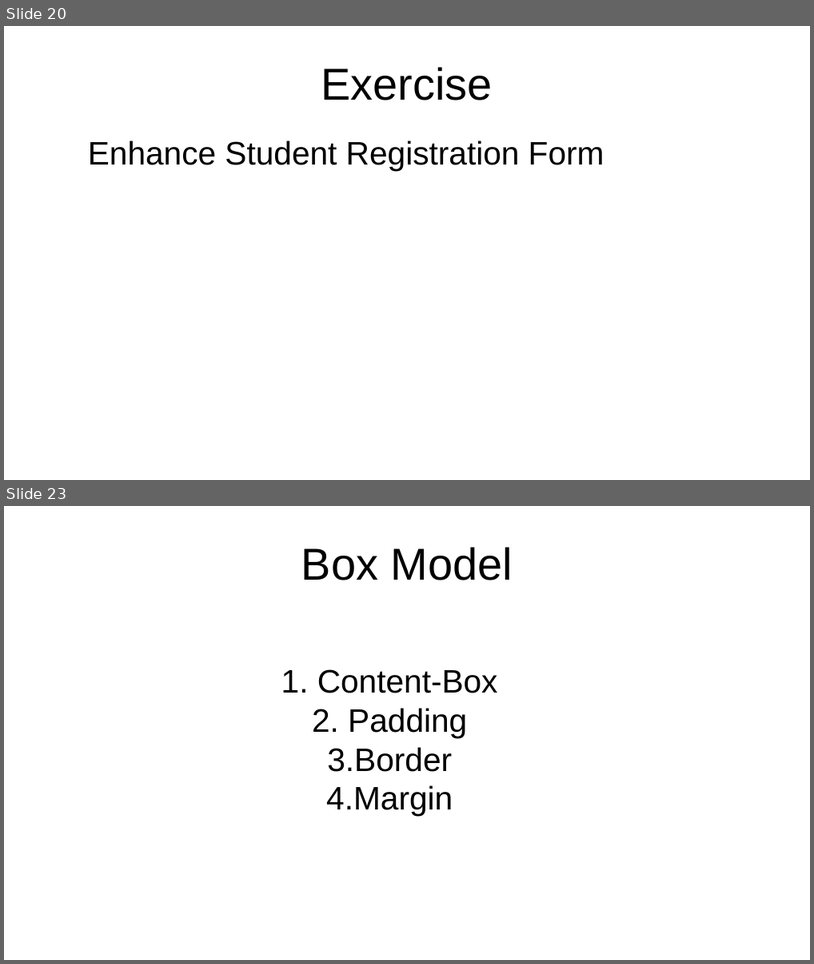
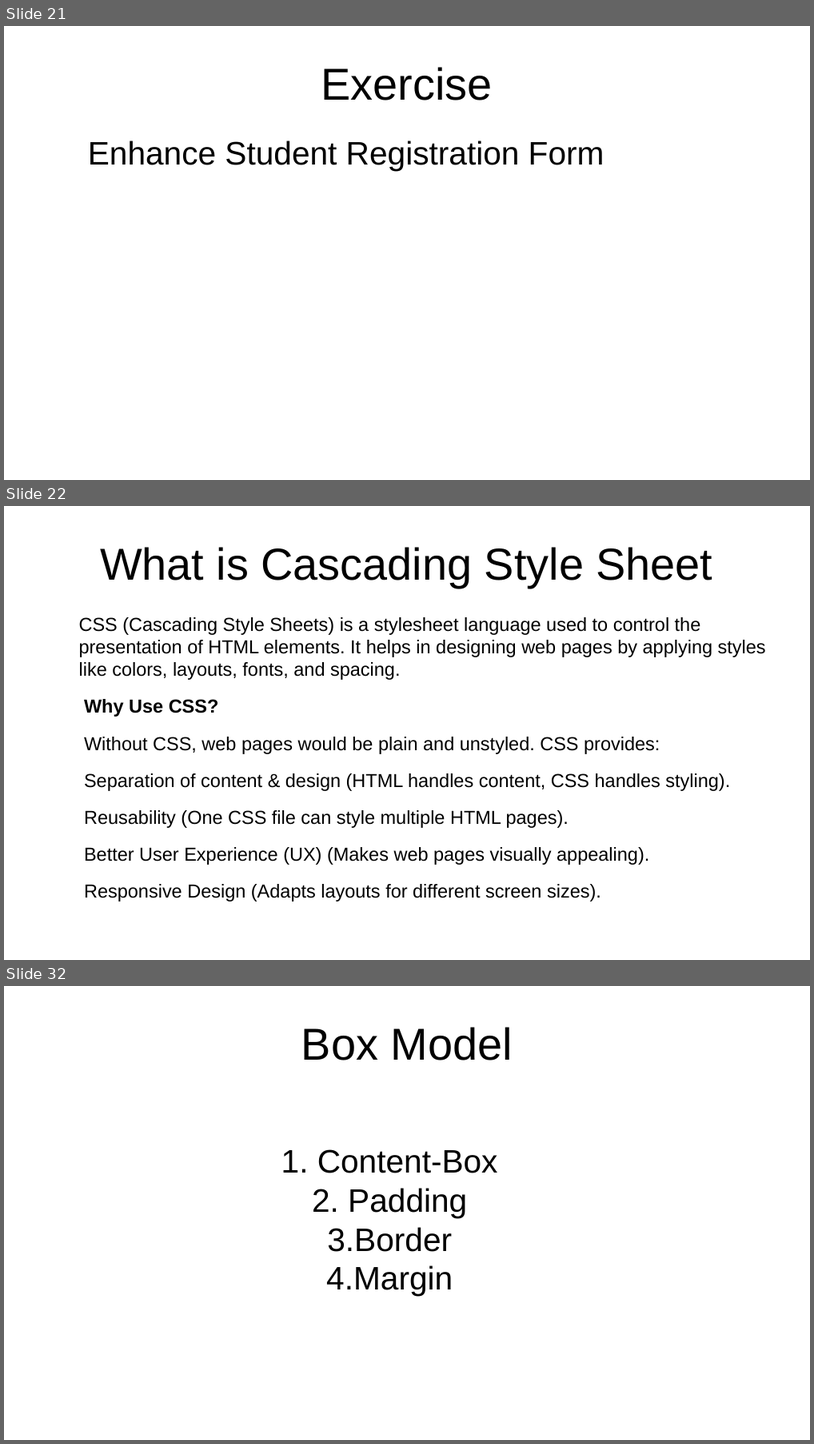
Before and after one commit to sam-rubin/exercises, a slide deck: Introduction_To_HTML.odp. Shown one above the other, each under a label of ours: slides 20 and 23 before the commit, slides 21, 22 and 32 after it; the slides between them are not shown. The pictures are 814x964 and 814x1444 pixels, drawn with LibreOffice and Linux fonts; fonts in the diff are those of the drawing. Boxes give left, top, right and bottom in pixels: in the first picture for what was removed or moved away, otherwise in the second. Text is boxed around its words. In the diff, an @@ line names an element or a change of style, - is before the commit and + after.

```diff
--- a/Introduction_To_HTML.odp
+++ b/Introduction_To_HTML.odp
@@ slide 22 added at bbox=[4, 506, 810, 960], background #FFFFFF @@
@@ title added at bbox=[100, 547, 714, 588], 44 pt, text #000000 @@
+What is Cascading Style Sheet
@@ text added at bbox=[79, 617, 766, 864], 18.5 pt, text #000000 @@
+CSS (Cascading Style Sheets) is a stylesheet language used to control the presentation of HTML elements. It helps in designing web pages by applying styles like colors, layouts, fonts, and spacing.
+Why Use CSS?
+Without CSS, web pages would be plain and unstyled. CSS provides:
+Separation of content & design (HTML handles content, CSS handles styling).
+Reusability (One CSS file can style multiple HTML pages).
+Better User Experience (UX) (Makes web pages visually appealing).
+Responsive Design (Adapts layouts for different screen sizes).
@@ what was slide 20 is now slide 21 @@
@@ what was slide 23 is now slide 32 @@
```
Also in this commit, not shown: 4 slides changed, 15 other slides added, 3 slides removed, 1 other file.
